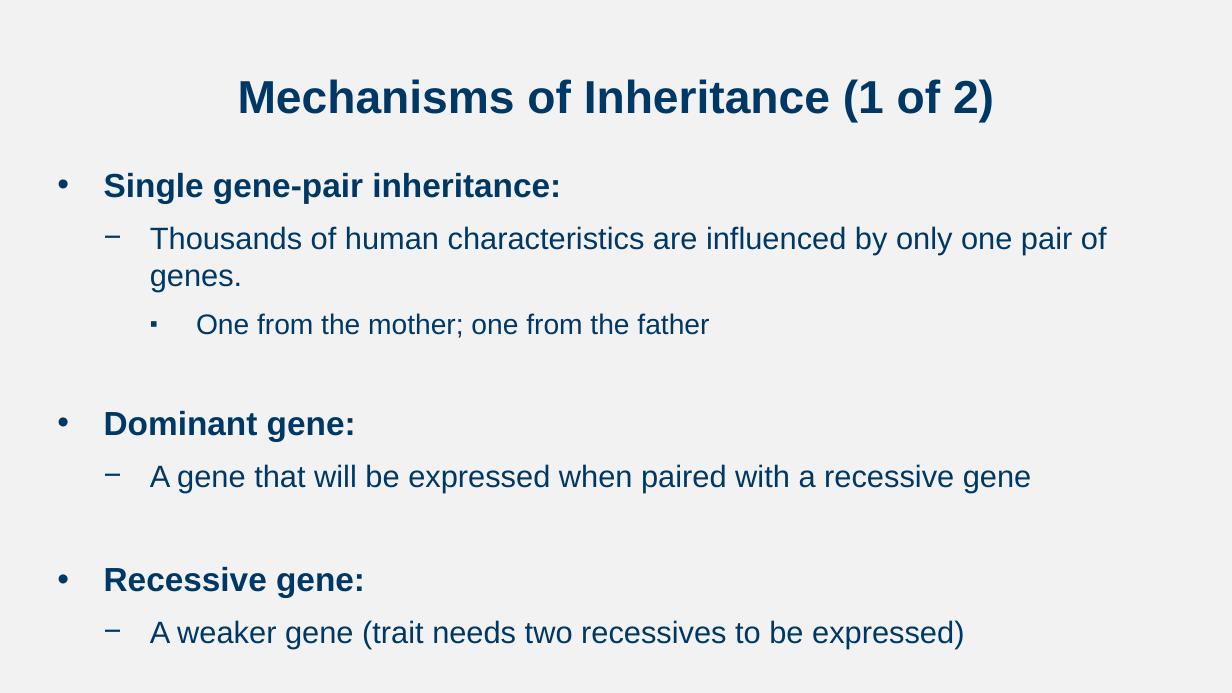
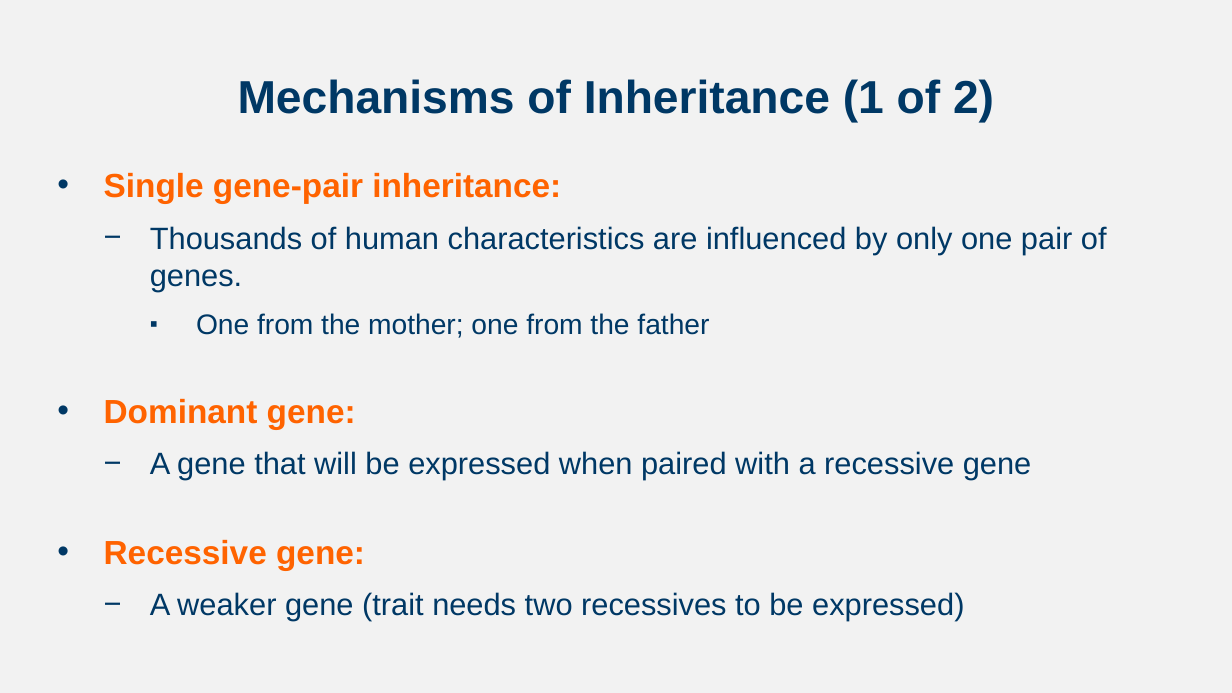
Before and after one commit to npm27/Teaching-Materials, a slide deck: slide 11 of Developmental Fall 23/Slides/Chapter 2.pptx (slide 9 before the commit). Drawn at 1232x693 pixels with LibreOffice and Linux fonts; fonts in the diff are those of the drawing. Boxes give left, top, right and bottom in pixels: in the first picture for what was removed or moved away, otherwise in the second. Text is boxed around its words. In the diff, an @@ line names an element or a change of style, - is before the commit and + after.

```diff
--- a/Developmental Fall 23/Slides/Chapter 2.pptx
+++ b/Developmental Fall 23/Slides/Chapter 2.pptx
@@ text at box(104, 172, 561, 570): text colour #003865 to #FF6300 in "Single gene-pair inheritance:", "Dominant gene:", "Recessive gene:" @@
```
Also in this commit, not shown: 5 other slides changed, 3 slides added, 1 slide removed.
